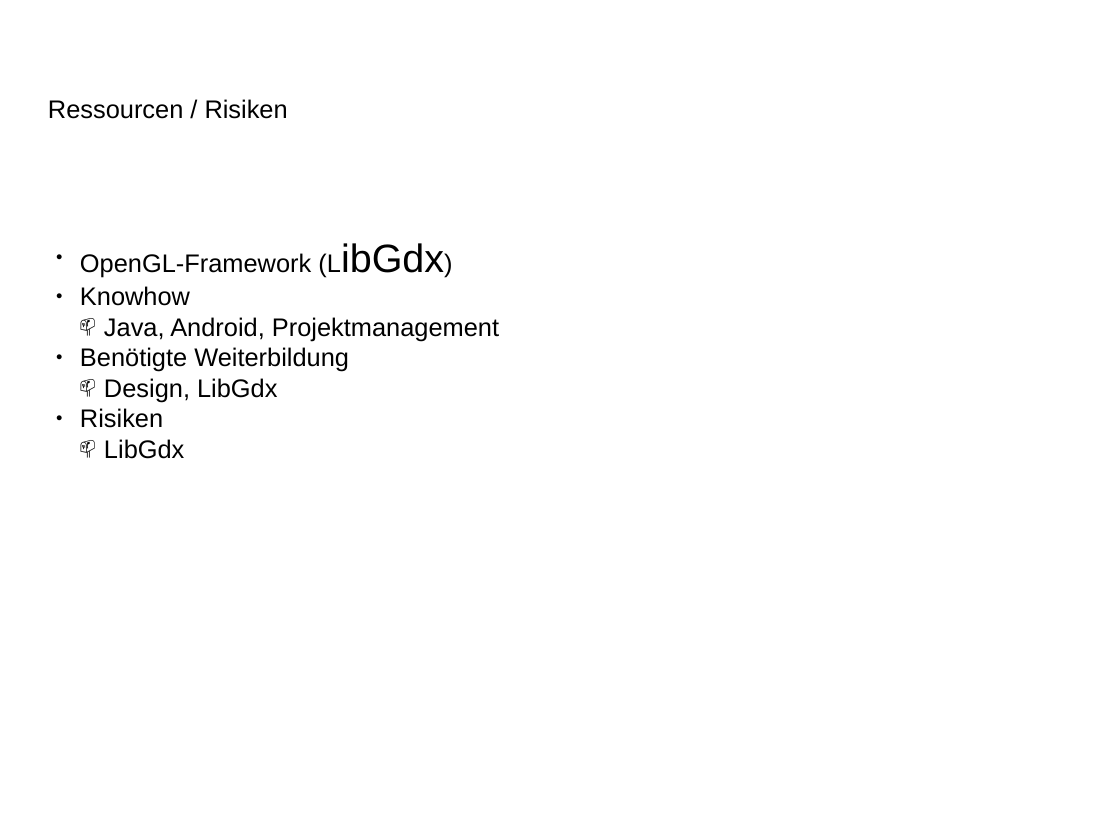
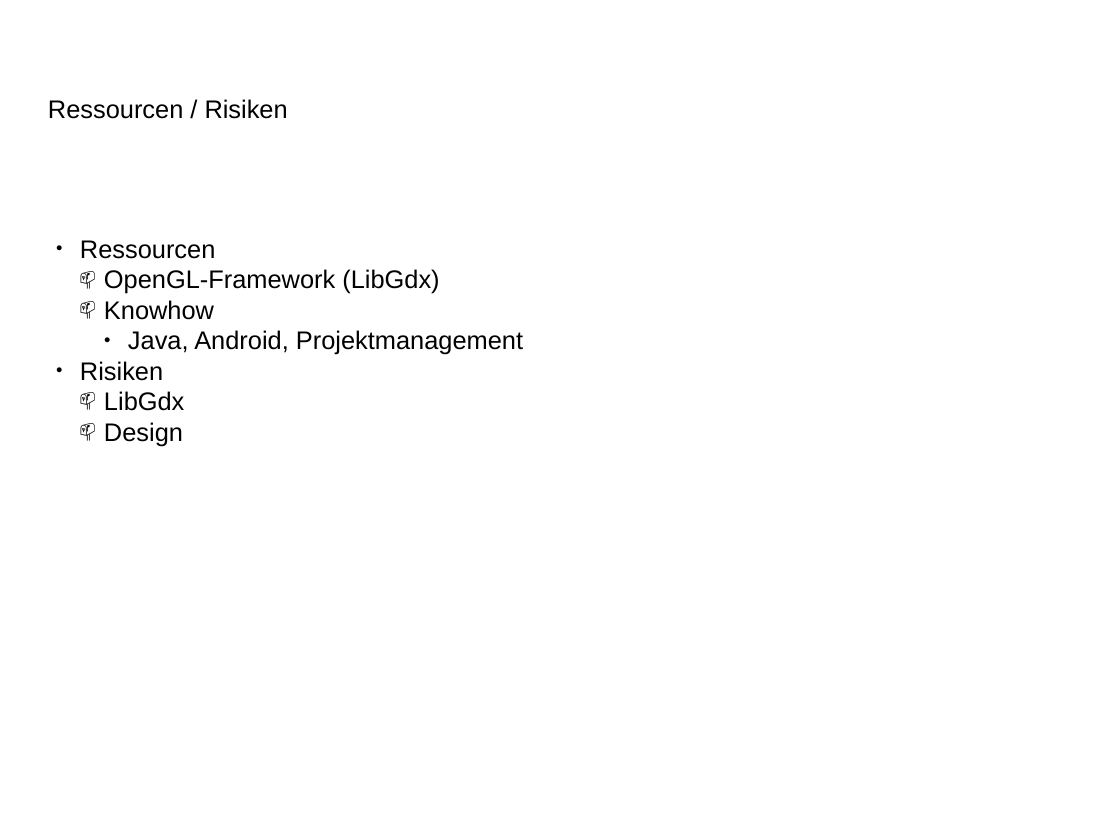
Before and after one commit to stoeffel/SEPS-GRP1, a slide deck: slide 6 of documentation/presentation/Projektskizze.pptx (slide 7 before the commit). Drawn at 1120x840 pixels with LibreOffice and Linux fonts; fonts in the diff are those of the drawing; background and template pictures are left out. Boxes give left, top, right and bottom in pixels: in the first picture for what was removed or moved away, otherwise in the second. Text is boxed around its words. In the diff, an @@ line names an element or a change of style, - is before the commit and + after.

```diff
--- a/documentation/presentation/Projektskizze.pptx
+++ b/documentation/presentation/Projektskizze.pptx
@@ text at (80,240,215,259): paragraph added @@
+● Ressourcen
@@ text at (104,269,523,355): size 28 to 18 pt in "(LibGdx)"; bullet ● to 📫; list level 1 to 2 in "OpenGL-Framework (LibGdx)"; list level 1 to 2 in "Knowhow"; bullet 📫 to ●; list level 2 to 3 in "Java, Android, Projektmanagement" @@
@@ text at (80,347,349,402): paragraphs removed @@
-● Benötigte Weiterbildung
-  📫 Design, LibGdx
@@ text at (104,422,183,446): paragraph added @@
+  📫 Design
```
Also in this commit, not shown: 6 other slides changed, 1 slide added, 1 slide removed, 3 other files.
